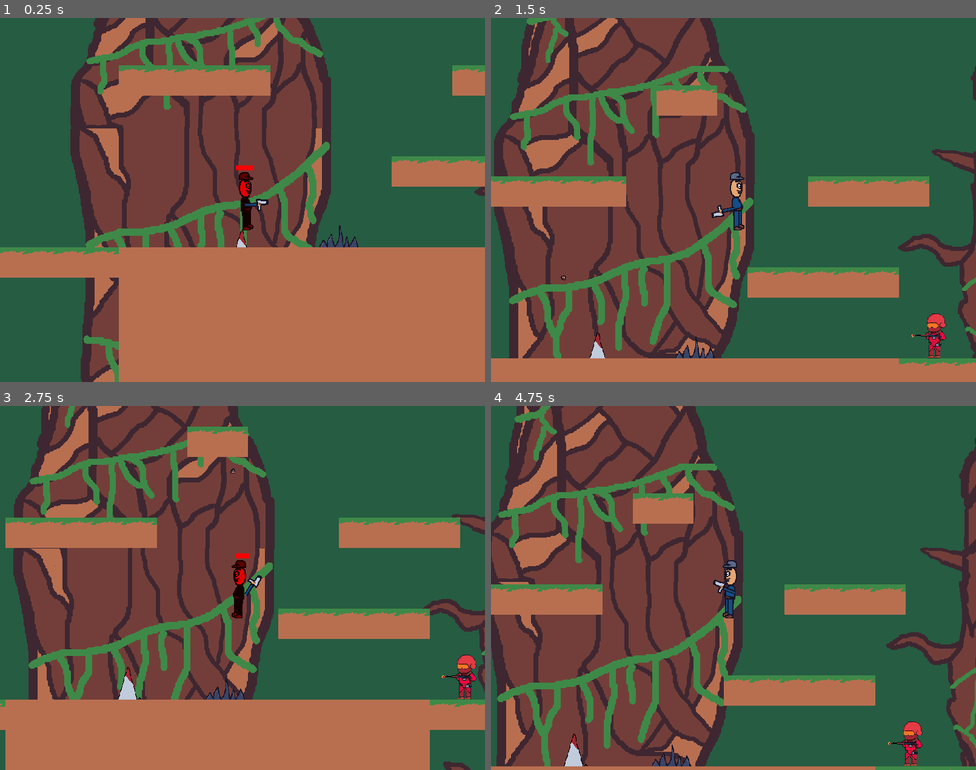
Above: before the commit, frames 1-4 (two rows, left to right).
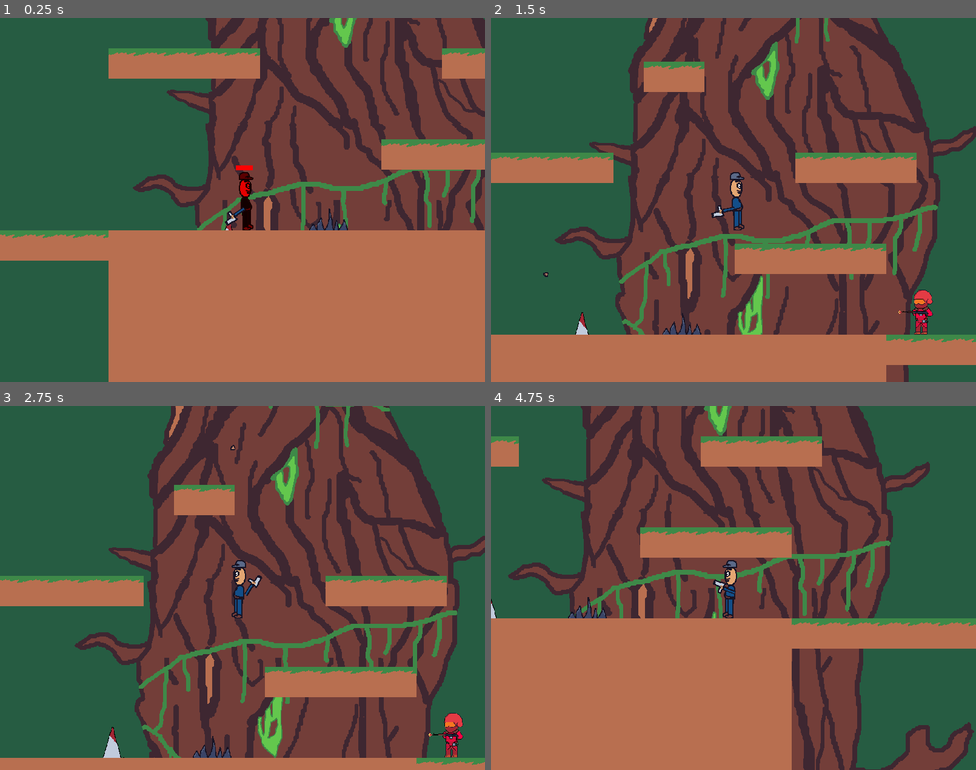
Above: after the commit, the same moments.

Repository: LeoTheG/game-jam-platformer
Game: Godot game, scene res://game.tscn
Same seed, same stepped clock (60 frames per second), same inputs: the game is played once before the commit and once after it.
Inputs (mouse positions are in pixels of both pictures, inside the frame that each line leads up to):
- Up to frame 1 (0.25 s): no input
- Up to frame 2 (1.5 s): move the mouse to (840, 181) at 0.52 s; press the mouse at (840, 181) at 0.53 s; hold D (right) from 0.53 s (still down); tap Space (jump) at 0.77 s; move the mouse to (636, 218) at 1.27 s; release the mouse at (636, 218) at 1.28 s; click (636, 218) at 1.35 s
- Up to frame 3 (2.75 s): tap Space (jump) at 1.52 s; move the mouse to (291, 507) at 2.02 s; release D (right) at 2.03 s; press the mouse at (291, 507) at 2.03 s; hold A (left) from 2.03 s (still down)
- Up to frame 4 (4.75 s): move the mouse to (709, 660) at 2.77 s; release A (left) at 2.78 s; release the mouse at (709, 660) at 2.78 s; hold D (right) 2.78-4.28 s; click (709, 660) at 2.85 s; tap Space (jump) at 3.02, 3.77, 4.52 s; move the mouse to (879, 642) at 3.52 s; press the mouse at (879, 642) at 3.53 s; move the mouse to (588, 533) at 4.27 s; release the mouse at (588, 533) at 4.28 s; hold A (left) from 4.28 s (still down); click (588, 533) at 4.35 s

The runs differ from the first frame. In frame 1, 49% of the frame differs, in the area x 0-100%, y 0-100%; in frame 2, 74%; in frame 3, 79%; in frame 4, 75%.

Commit message:
melee enemy, pendulum, some audios

Diff:
--- a/characters/gun_soldier.tscn
+++ b/characters/gun_soldier.tscn
@@ -1,6 +1,6 @@
 [gd_scene load_steps=7 format=3 uid="uid://cmw0lx567chv2"]
 
-[ext_resource type="Script" path="res://GunSoldier.gd" id="1_6jly4"]
+[ext_resource type="Script" path="res://characters/GunSoldier.gd" id="1_rdrwl"]
 [ext_resource type="Texture2D" uid="uid://jexyx7jxqdn1" path="res://sprites/GunSoldier.png" id="2_txrhx"]
 [ext_resource type="Texture2D" uid="uid://bp5tiiadeypt6" path="res://sprites/GunSoldiershooting-Sheet-export.png" id="3_fei48"]
 
@@ -31,7 +31,7 @@
 size = Vector2(49, 95)
 
 [node name="GunSoldier" type="CharacterBody2D"]
-script = ExtResource("1_6jly4")
+script = ExtResource("1_rdrwl")
 
 [node name="AnimatedSprite" type="AnimatedSprite2D" parent="."]
 position = Vector2(0, -64)
--- /dev/null
+++ b/characters/meleeRedSoldier.gd
@@ -0,0 +1,51 @@
+extends CharacterBody2D
+
+var Bullet = load("res://projectiles/bullet.tscn")
+var playEveryOtherSecond = false
+var animationPlaying = false
+
+const SPEED = 300.0
+const JUMP_VELOCITY = -400.0
+
+# Get the gravity from the project settings to be synced with RigidBody nodes.
+var gravity = ProjectSettings.get_setting("physics/2d/default_gravity")
+var isCloseToPlayer = false
+var isFacingRight = true
+
+const INITIAL_POSITION = Vector2(600, -9)
+
+
+func _ready():
+	set_position(INITIAL_POSITION)
+
+
+func _physics_process(delta):
+	var pos = get_global_position()
+	var playerPos = Globals.Player.get_global_position()
+	var _distance = pos.distance_to(playerPos)
+	self.distance = _distance
+	var distanceDiff = playerPos - pos
+	if distanceDiff.x < 0:
+		$AnimatedSprite2D.set_flip_h(true)
+		isFacingRight = false
+	else:
+		$AnimatedSprite2D.set_flip_h(false)
+		isFacingRight = true
+
+	if distance < 100:
+		isCloseToPlayer = true
+		$AnimatedSprite2D.play("Slash")
+	else:
+		isCloseToPlayer = false
+		$AnimatedSprite2D.play("Idle")
+
+	# Add the gravity.
+	if not is_on_floor():
+		velocity.y += gravity * delta
+
+	# Get the input direction and handle the movement/deceleration.
+	# As good practice, you should replace UI actions with custom gameplay actions.
+	move_and_slide()
+
+
+var distance = 0
--- /dev/null
+++ b/characters/melee_soldier.tscn
@@ -0,0 +1,48 @@
+[gd_scene load_steps=7 format=3 uid="uid://dsk4ncg7ppyj2"]
+
+[ext_resource type="Script" path="res://characters/meleeRedSoldier.gd" id="1_yfmlu"]
+[ext_resource type="Texture2D" uid="uid://bvxv4hjch32vi" path="res://sprites/Redsoldier Slashing.png" id="2_n12sm"]
+
+[sub_resource type="AtlasTexture" id="AtlasTexture_plafx"]
+atlas = ExtResource("2_n12sm")
+region = Rect2(0, 0, 128, 128)
+
+[sub_resource type="AtlasTexture" id="AtlasTexture_c0nfy"]
+atlas = ExtResource("2_n12sm")
+region = Rect2(128, 0, 128, 128)
+
+[sub_resource type="SpriteFrames" id="SpriteFrames_1uyn4"]
+animations = [{
+"frames": [{
+"duration": 1.0,
+"texture": SubResource("AtlasTexture_plafx")
+}],
+"loop": true,
+"name": &"Idle",
+"speed": 5.0
+}, {
+"frames": [{
+"duration": 1.0,
+"texture": SubResource("AtlasTexture_c0nfy")
+}],
+"loop": true,
+"name": &"Slash",
+"speed": 5.0
+}]
+
+[sub_resource type="RectangleShape2D" id="RectangleShape2D_k7hpl"]
+size = Vector2(72, 96)
+
+[node name="MeleeSoldier" type="CharacterBody2D"]
+position = Vector2(54, -124)
+script = ExtResource("1_yfmlu")
+
+[node name="AnimatedSprite2D" type="AnimatedSprite2D" parent="."]
+sprite_frames = SubResource("SpriteFrames_1uyn4")
+animation = &"Idle"
+
+[node name="CollisionShape2D" type="CollisionShape2D" parent="."]
+position = Vector2(-2, 16)
+shape = SubResource("RectangleShape2D_k7hpl")
+
+[node name="Timer" type="Timer" parent="."]
--- a/game.tscn
+++ b/game.tscn
@@ -1,11 +1,13 @@
-[gd_scene load_steps=7 format=3 uid="uid://bfmfcca0b87gg"]
+[gd_scene load_steps=9 format=3 uid="uid://bfmfcca0b87gg"]
 
 [ext_resource type="PackedScene" uid="uid://cr8jsslnyubbc" path="res://maps/map_jungle.tscn" id="1_ecfde"]
 [ext_resource type="PackedScene" uid="uid://3fgc65u1qa4" path="res://characters/player.tscn" id="2_frwyn"]
 [ext_resource type="PackedScene" uid="uid://co0x8fksr17aj" path="res://static_objects/spike.tscn" id="3_h8trb"]
 [ext_resource type="PackedScene" uid="uid://dqe0tl8osfvfg" path="res://static_objects/movingSpike.tscn" id="4_f3umd"]
 [ext_resource type="PackedScene" uid="uid://cmw0lx567chv2" path="res://characters/gun_soldier.tscn" id="4_k6bxb"]
+[ext_resource type="PackedScene" uid="uid://bu6ofteu00vjb" path="res://static_objects/pendulum.tscn" id="5_qsajv"]
 [ext_resource type="Texture2D" uid="uid://cblrqifqjoclr" path="res://sprites/biggerBackground.png" id="6_2cauc"]
+[ext_resource type="PackedScene" uid="uid://dsk4ncg7ppyj2" path="res://characters/melee_soldier.tscn" id="8_1fqnm"]
 
 [node name="Game" type="Node2D"]
 
@@ -17,6 +19,10 @@
 [node name="Spike" parent="TileMap" instance=ExtResource("3_h8trb")]
 
 [node name="MovingSpike" parent="TileMap" instance=ExtResource("4_f3umd")]
+
+[node name="Pendulum" parent="TileMap" instance=ExtResource("5_qsajv")]
+visible = true
+position = Vector2(-76, 356)
 
 [node name="GameOverScreen" type="CanvasLayer" parent="."]
 visible = false
@@ -59,6 +65,8 @@
 motion_mirroring = Vector2(2048, 1536)
 
 [node name="Sprite2D" type="Sprite2D" parent="ParallaxBackground/ParallaxLayer"]
-position = Vector2(710, -9)
 texture = ExtResource("6_2cauc")
 centered = false
+
+[node name="MeleeSoldier" parent="." instance=ExtResource("8_1fqnm")]
+position = Vector2(-241, -65)
--- a/projectiles/bullet.gd
+++ b/projectiles/bullet.gd
@@ -21,8 +21,9 @@
 			return
 		player.damage(5)
 		queue_free()
-	elif body.name == "GunSoldier":
+	elif body.name == "GunSoldier" or body.name == "MeleeSoldier":
 		body.queue_free()
+
 
 
 # note: when this node is spawned, need to set rotation
--- /dev/null
+++ b/static_objects/Pendulum.gd
@@ -0,0 +1,33 @@
+
+extends Node2D
+"""
+@onready var area2D = $Sprite2D/Area2D
+@onready var player = Globals.Player
+@onready var animationPlayer = $AnimationPlayer
+var isCollidingWithPlayer = false
+var damageAmount = 10
+var point1 = Vector2(0,0)
+var point2 = Vector2(0,0)
+
+func _ready():
+	#animationPlayer.play("move")
+	var screenSize = get_viewport().get_visible_rect().size
+	area2D.connect("body_entered", _on_body_entered)
+	area2D.connect("body_exited", _on_body_exited)
+
+
+func _on_body_entered(body):
+	if body.name == "Player":
+		isCollidingWithPlayer = true
+
+
+func _on_body_exited(body):
+	if body.name == "Player":
+		isCollidingWithPlayer = false
+
+
+func _process(_delta):
+	if isCollidingWithPlayer:
+		player.damage(damageAmount)
+
+"""
--- a/static_objects/movingSpike.tscn
+++ b/static_objects/movingSpike.tscn
@@ -1,6 +1,6 @@
 [gd_scene load_steps=6 format=3 uid="uid://dqe0tl8osfvfg"]
 
-[ext_resource type="Script" path="res://MovingObj.gd" id="1_61dgq"]
+[ext_resource type="Script" path="res://static_objects/MovingObj.gd" id="1_j0uuo"]
 [ext_resource type="Texture2D" uid="uid://coo3snud05w5q" path="res://sprites/Spike.png" id="2_5f6m3"]
 
 [sub_resource type="RectangleShape2D" id="RectangleShape2D_d2a6g"]
@@ -13,14 +13,14 @@
 tracks/0/type = "value"
 tracks/0/imported = false
 tracks/0/enabled = true
-tracks/0/path = NodePath("Sprite2D:position")
+tracks/0/path = NodePath(".:position")
 tracks/0/interp = 1
 tracks/0/loop_wrap = true
 tracks/0/keys = {
 "times": PackedFloat32Array(0, 1, 2),
 "transitions": PackedFloat32Array(1, 1, 1),
 "update": 0,
-"values": [Vector2(17, 214), Vector2(17, 150), Vector2(17, 214)]
+"values": [Vector2(-12, -120), Vector2(-12, -200), Vector2(-12, -120)]
 }
 
 [sub_resource type="AnimationLibrary" id="AnimationLibrary_o2sh3"]
@@ -30,11 +30,11 @@
 
 [node name="MovingSpike" type="Node2D"]
 z_index = -2
-position = Vector2(-7, -191)
-script = ExtResource("1_61dgq")
+position = Vector2(-12, -154.734)
+script = ExtResource("1_j0uuo")
 
 [node name="Sprite2D" type="Sprite2D" parent="."]
-position = Vector2(17, 209.369)
+position = Vector2(17, 158.911)
 texture = ExtResource("2_5f6m3")
 
 [node name="StaticBody2D" type="StaticBody2D" parent="Sprite2D"]
--- /dev/null
+++ b/static_objects/pendulum.tscn
@@ -0,0 +1,66 @@
+[gd_scene load_steps=6 format=3 uid="uid://bu6ofteu00vjb"]
+
+[ext_resource type="Script" path="res://static_objects/Pendulum.gd" id="1_am2dn"]
+[ext_resource type="Texture2D" uid="uid://dr3fdoaod1dvm" path="res://sprites/Pendulum.png" id="2_16oww"]
+
+[sub_resource type="CapsuleShape2D" id="CapsuleShape2D_ju2no"]
+radius = 25.0
+height = 50.0
+
+[sub_resource type="Animation" id="Animation_kq8si"]
+resource_name = "Swing"
+length = 3.0
+loop_mode = 1
+tracks/0/type = "value"
+tracks/0/imported = false
+tracks/0/enabled = true
+tracks/0/path = NodePath(".:rotation")
+tracks/0/interp = 1
+tracks/0/loop_wrap = true
+tracks/0/keys = {
+"times": PackedFloat32Array(0, 1, 2, 3),
+"transitions": PackedFloat32Array(1, 1, 1, 1),
+"update": 0,
+"values": [0.0, -1.5708, 0.0, 1.5708]
+}
+
+[sub_resource type="AnimationLibrary" id="AnimationLibrary_j7hb7"]
+_data = {
+"Swing": SubResource("Animation_kq8si")
+}
+
+[node name="Pendulum" type="Node2D"]
+visible = false
+rotation = -0.441966
+script = ExtResource("1_am2dn")
+
+[node name="Sprite2D" type="Sprite2D" parent="."]
+visible = false
+position = Vector2(400, -116)
+texture = ExtResource("2_16oww")
+
+[node name="StaticBody2D" type="StaticBody2D" parent="Sprite2D"]
+visible = false
+
+[node name="CollisionShape2D" type="CollisionShape2D" parent="Sprite2D/StaticBody2D"]
+visible = false
+position = Vector2(0, 11)
+shape = SubResource("CapsuleShape2D_ju2no")
+
+[node name="CollisionPolygon2D" type="CollisionPolygon2D" parent="Sprite2D/StaticBody2D"]
+visible = false
+position = Vector2(2, 25)
+build_mode = 1
+polygon = PackedVector2Array(-28, -9, 24, -9, 1, 12, -6, 12)
+
+[node name="Area2D" type="Area2D" parent="Sprite2D"]
+visible = false
+
+[node name="CollisionPolygon2D" type="CollisionPolygon2D" parent="Sprite2D/Area2D"]
+visible = false
+polygon = PackedVector2Array(-26, 16, 25, 16, 3, 37, -4, 37)
+
+[node name="AnimationPlayer" type="AnimationPlayer" parent="."]
+libraries = {
+"": SubResource("AnimationLibrary_j7hb7")
+}
--- a/static_objects/spike.tscn
+++ b/static_objects/spike.tscn
@@ -1,6 +1,6 @@
 [gd_scene load_steps=4 format=3 uid="uid://co0x8fksr17aj"]
 
-[ext_resource type="Script" path="res://dangerousObject.gd" id="1_kgf5o"]
+[ext_resource type="Script" path="res://static_objects/dangerousObject.gd" id="1_px6cn"]
 [ext_resource type="Texture2D" uid="uid://csqk0o0lqanh1" path="res://sprites/objects.png" id="2_rra0n"]
 
 [sub_resource type="RectangleShape2D" id="RectangleShape2D_ml1ku"]
@@ -8,7 +8,7 @@
 
 [node name="Spike" type="Node2D"]
 position = Vector2(-72, 0)
-script = ExtResource("1_kgf5o")
+script = ExtResource("1_px6cn")
 
 [node name="Sprite2D" type="Sprite2D" parent="."]
 position = Vector2(288, -64)
Renamed: GunSoldier.gd -> characters/GunSoldier.gd
Binary file added: sprites/Pendulum.aseprite
Binary file added: sprites/Pendulum.png
Not shown, added: sprites/Pendulum.png.import
Binary file added: sprites/RedSoldierWalking.aseprite
Binary file added: sprites/Redsoldier Slashing.aseprite
Binary file added: sprites/Redsoldier Slashing.png
Not shown, added: sprites/Redsoldier Slashing.png.import
Binary file added: sprites/Sprite-0010.aseprite
Renamed: MovingObj.gd -> static_objects/MovingObj.gd
Renamed: dangerousObject.gd -> static_objects/dangerousObject.gd
